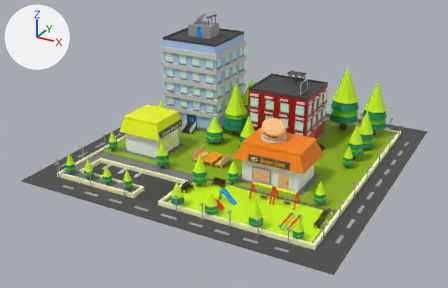
The glTF model models/city.glb: old version first, new version second.
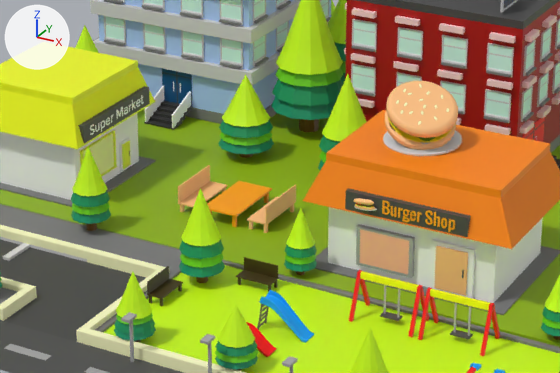
Old and new are each drawn whole from a 50 mm lens placed at (0.366, -0.676, 0.385), pointed at (-0.027, 0.037, 0.028) and again close up on the part from 30% to 71% of the width and 31% to 75% of the height. The axes (+X, +Y, +Z) are drawn at upper left. The lights are the same throughout. Where no turn or scale is listed for an object, it has been applied to the vertices. Vertices at the same position are counted once.
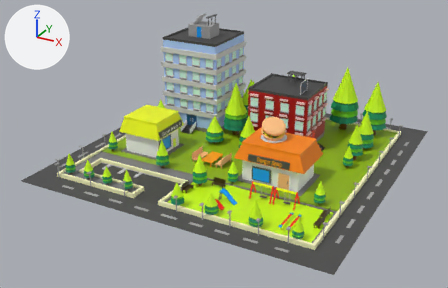
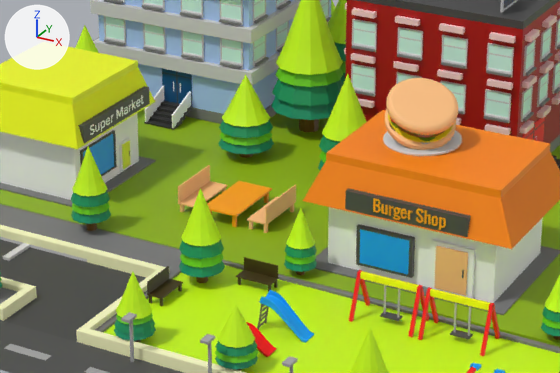
Location of each change, (x1, y1, x2, y2) in pixels of the close-ups (560 x 373 px):
'pCylinder26.001', moved: before (386, 81, 458, 138); after (386, 78, 458, 135)
'typeMesh2', moved: before (382, 200, 455, 232); after (373, 198, 446, 230)
'pCylinder26', deleted: before (354, 198, 374, 205)
'pCylinder12', deleted: before (355, 205, 375, 210)
part 1 of me_mesh_069, recoloured: (356, 224, 415, 278) in both
part 2 of me_mesh_069, recoloured: (359, 229, 409, 274) in both
part 3 of me_mesh_167, recoloured: (80, 130, 117, 176) in both
part 4 of me_mesh_167, recoloured: (83, 134, 114, 174) in both

The edits, one by one:
me_mesh_069 has 12 vertices, 20 faces and spans x -0.0137..0.0137, y -0.0015..0.0015, z -0.0081..0.011.
me_mesh_069 is used by ob_pcube85; location (0.054, -0.0065, 0.016).
me_mesh_069 part 1: all 18 faces that had it switch from mat_light_gray (grey #a5a5a5) to mat_black (dark grey #4c4c4c).
me_mesh_069 part 2: all 2 faces that had it switch from mat_light_orange (beige #ffb897) to mat_blue (blue #00a1ff).
me_mesh_167 has 16 vertices, 28 faces and spans x -0.0015..0.0015, y -0.0146..0.0146, z -0.0101..0.0096.
me_mesh_167 is used by ob_super_market_2_pcube2; location (-0.1125, 0.0131, 0.0195).
me_mesh_167 part 3: all 26 faces that had it switch from mat_super_market_2_green_1 (yellow #f2ff00) to mat_super_market_2_black (dark grey #484848).
me_mesh_167 part 4: all 2 faces that had it switch from mat_super_market_2_green_2 (yellow #f7ffa8) to mat_blue (blue #00a1ff).
Object 'pCylinder12' (ob_pcylinder12) is deleted.
Object 'pCylinder26' (ob_pcylinder26) is deleted.
Object 'pCylinder26.001' (ob_pcylinder26_001) moves from (13.39, 1.676, 25.09) to (13.31, 1.949, 24.96).
Object 'typeMesh2' (ob_typemesh2) moves from (0.0544, -0.0116, 0.0382) to (0.05, -0.0116, 0.0382).
